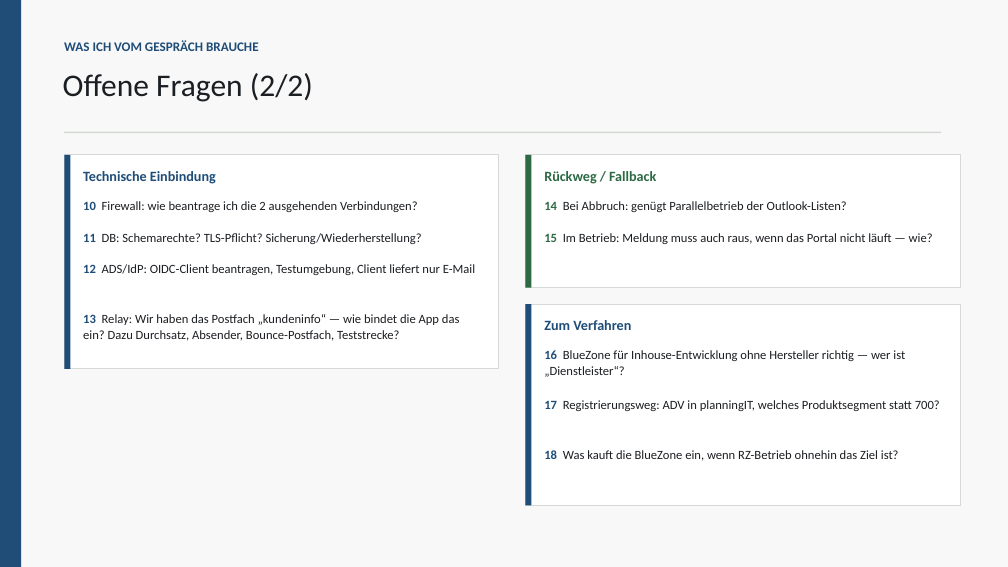
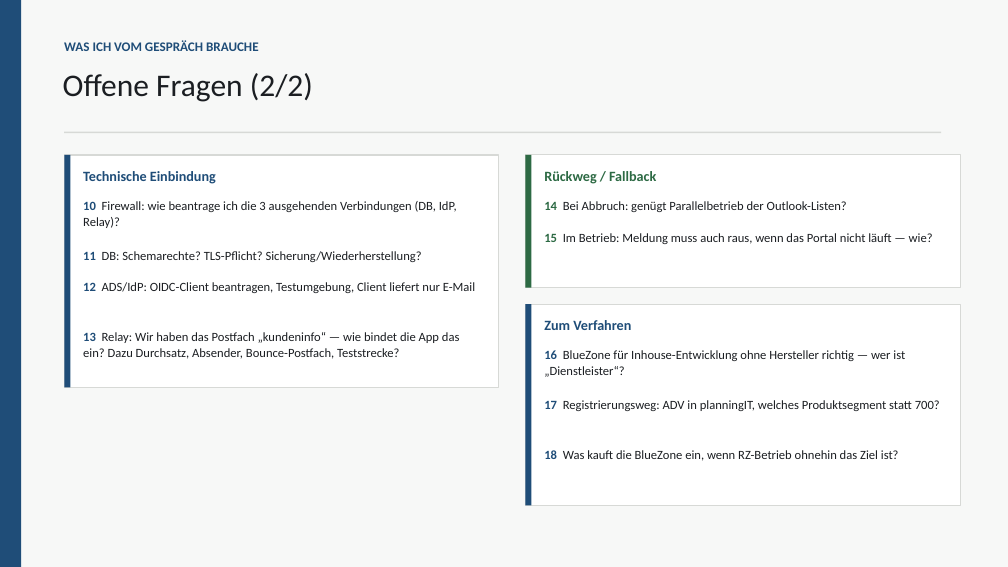
Before and after one commit to NeoAsylum/kundeninfo_newsletter, a slide deck: slide 10 of docs/governance/Stoerungsinfos-BlueZone.pptx. Drawn at 1008x567 pixels with LibreOffice and Linux fonts; fonts in the diff are those of the drawing. Boxes give left, top, right and bottom in pixels: in the first picture for what was removed or moved away, otherwise in the second. Text is boxed around its words. In the diff, an @@ line names an element or a change of style, - is before the commit and + after.

Commit message:
docs(governance): Präsentation konsistent auf drei Konzern-Verbindungen
Folie 10 und 11 nannten noch "zwei Verbindungen" und widersprachen den
korrigierten Folien 4/6. Kennzahl "2.821 Zeilen" auf "rund 2.800" entschärft
(review-fest gegen kleine Drift).

```diff
--- a/docs/governance/Stoerungsinfos-BlueZone.pptx
+++ b/docs/governance/Stoerungsinfos-BlueZone.pptx
@@ rectangle: place and size @@
-rectangle at [64,155,499,369]
+rectangle at [64,155,499,388]
@@ rectangle: place and size @@
-rectangle at [64,155,70,369]
+rectangle at [64,155,70,388]
@@ text at [83,201,457,228]: text changed @@
-10 Firewall: wie beantrage ich die 2 ausgehenden Verbindungen?
+10 Firewall: wie beantrage ich die 3 ausgehenden Verbindungen (DB, IdP, Relay)?
@@ 3 texts: place and size @@
-3 texts at [83,233,475,341]
+3 texts at [83,251,475,359]
```
Also in this commit, not shown: 2 other slides changed.
